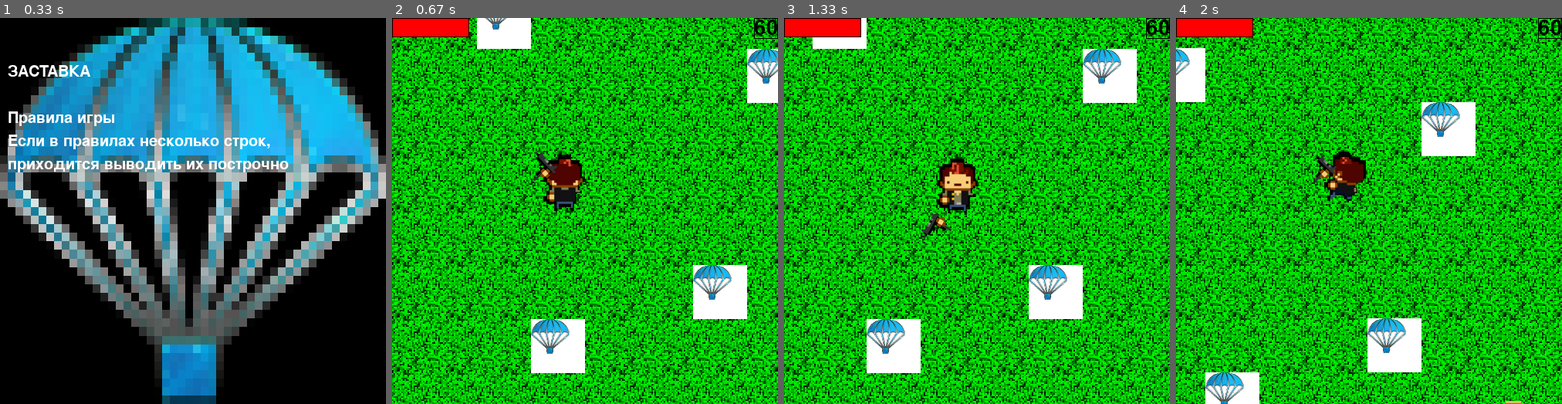
Above: before the commit, frames 1-4 (left to right).
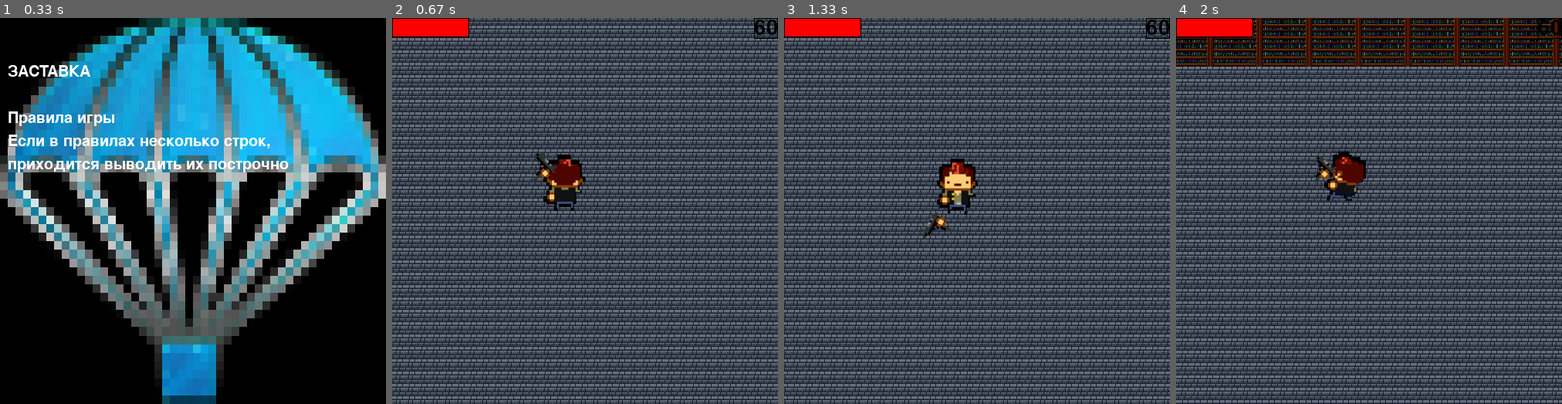
Above: after the commit, the same moments.

Repository: Alexhappytim/PyGame_YAndex
Game: pygame game, started from main.py
The game is run twice, just before and just after one commit, with the same random seed, the same clock (stepped at 60 frames per second) and the same inputs.
Inputs (mouse positions are in pixels of both pictures, inside the frame that each line leads up to):
- Up to frame 1 (0.33 s): no input
- Up to frame 2 (0.67 s): tap Space at 0.33 s
- Up to frame 3 (1.33 s): press the mouse at (1015, 295) at 0.7 s; move the mouse to (934, 226) at 0.8 s; release the mouse at (857, 153) at 0.93 s; hold D from 1 s (still down); click (857, 299) at 1.08 s
- Up to frame 4 (2 s): release D at 1.47 s; hold W 1.5-1.8 s; click (1415, 245) at 1.58 s; hold D from 1.83 s (still down); click (1276, 133) at 1.92 s

Frame 1 is identical in both runs. In frame 2, 98% of the frame differs, in the area x 0-100%, y 0-100%; in frame 3, 98%; in frame 4, 98%.

Commit message:
added new tiles, test changing constants

Diff:
--- a/constant.py
+++ b/constant.py
@@ -7,9 +7,9 @@
 FPS = 60
 
 size = height, width = 500, 500
-tile_width = tile_height = 70
+tile_width = tile_height = 64
 screen = pygame.display.set_mode(size)
 tile_images = {
-    'wall': load_image('decoration/pt.png'),
-    'empty': load_image('decoration/grass.png')
+    'wall': load_image('decoration/wall.png'),
+    'empty': load_image('decoration/floor.png')
 }
--- /dev/null
+++ b/data/level/test.txt
@@ -0,0 +1,10 @@
+##########################
+#........................#
+#........................#
+#........................#
+#........................#
+#............@...........#
+#........................#
+#........................#
+#........................#
+##########################
--- a/main.py
+++ b/main.py
@@ -8,7 +8,7 @@
 
 
 pygame.init()
-level_x, level_y, start_x, start_y = generate_level(load_level('level/first.txt'))
+level_x, level_y, start_x, start_y = generate_level(load_level('level/test.txt'))
 start = True
 player = None
 
@@ -28,22 +28,23 @@
         self.y = 0
 
     def apply(self, obj):
-        screen.fill(pygame.Color('white'))
+        screen.fill(pygame.Color('black'))
         obj.rect.x = obj.rect.x + self.dx
         obj.rect.y = obj.rect.y + self.dy
 
     def apply_tiles(self, obj):
-        screen.fill(pygame.Color('white'))
+        screen.fill(pygame.Color('black'))
         obj.rect.x = width // 2 + (obj.start_x - start_x) - (player.x - start_x)
         obj.rect.y = height // 2 + (obj.start_y - start_y) - (player.y - start_y)
-        while obj.rect.x + obj.rect.w < 0:
-            obj.rect.x += level_x * tile_width
-        while obj.rect.y + obj.rect.h < 0:
-            obj.rect.y += level_y * tile_height
-        while obj.rect.x > width:
-            obj.rect.x -= level_x * tile_width + tile_width
-        while obj.rect.y > height:
-            obj.rect.y -= level_y * tile_height + tile_height
+
+        # while obj.rect.x + obj.rect.w < 0:
+        #     obj.rect.x += level_x * tile_width
+        # while obj.rect.y + obj.rect.h < 0:
+        #     obj.rect.y += level_y * tile_height
+        # while obj.rect.x > width:
+        #     obj.rect.x -= level_x * tile_width + tile_width
+        # while obj.rect.y > height:
+        #     obj.rect.y -= level_y * tile_height + tile_height
 
     def update(self, target):
         self.dx = -(target.rect.x + target.rect.w // 2 - width // 2)
@@ -71,7 +72,7 @@
     for i in range(1):
         enemy.append(Enemy(start_x, start_y))
     player = Player(start_x, start_y)
-    screen.fill(pygame.Color('white'))
+    screen.fill(pygame.Color('black'))
     all_sprites.update()
     camera = Camera()
     camera.update(player)
@@ -81,7 +82,7 @@
     for sprite in tiles_group:
         camera.apply_tiles(sprite)
     while running:
-        # screen.fill(pygame.Color('white'))
+        # screen.fill(pygame.Color('black'))
         for event in pygame.event.get():
             if event.type == pygame.QUIT:
                 running = False
@@ -100,6 +101,7 @@
             ar.append("space")
         if pygame.mouse.get_pressed()[0]:
             ar.append("LMB")
+        """--------------------------------------"""
         ar = player.update(ar)
         for i in enemy:
             i.update(player.x, player.y)
@@ -120,7 +122,7 @@
         # for i in all_sprites:
         #     if i == all_sprites.sprites()
         #     print(i)
-        """--------------------------------------"""
+
 
         """Отладочные координаты оси вращения оружия"""
         # pygame.draw.circle(screen, (255, 128, 0), [int(i) for i in player.gun.gun_sprite[0].pos], 3)
--- a/nothing.py
+++ /dev/null
@@ -1,234 +0,0 @@
-import pygame
-import os
-import sys
-
-pygame.init()
-horizontal_borders = pygame.sprite.Group()
-vertical_borders = pygame.sprite.Group()
-
-start = True
-clock = pygame.time.Clock()
-
-FPS = 50
-player = None
-
-all_sprites = pygame.sprite.Group()
-tiles_group = pygame.sprite.Group()
-player_group = pygame.sprite.Group()
-
-
-def load_image(name, colorkey=None):
-    fullname = os.path.join('data', name)
-    # если файл не существует, то выходим
-    if not os.path.isfile(fullname):
-        print(f"Файл с изображением '{fullname}' не найден")
-        sys.exit()
-    image = pygame.image.load(fullname)
-    if colorkey is not None:
-        image = image.convert()
-        if colorkey == -1:
-            colorkey = image.get_at((0, 0))
-        image.set_colorkey(colorkey)
-    else:
-        image = image.convert_alpha()
-    # print(type(image))
-    return image
-
-
-def load_level(filename):
-    filename = "data/" + filename
-    # читаем уровень, убирая символы перевода строки
-    with open(filename, 'r') as mapFile:
-        level_map = [line.strip() for line in mapFile]
-
-    # и подсчитываем максимальную длину
-    max_width = max(map(len, level_map))
-
-    # дополняем каждую строку пустыми клетками ('.')
-    return list(map(lambda x: x.ljust(max_width, '.'), level_map))
-
-tile_width = tile_height = 50
-try:
-    level = load_level('level/' + input())
-    size = width, height = len(level[0]) * tile_width, len(level) * tile_height
-except:
-    start = False
-    size = width, height = 50, 55
-
-screen = pygame.display.set_mode(size)
-screen.fill(pygame.Color('black'))
-
-
-def terminate():
-    pygame.quit()
-    sys.exit()
-
-
-def start_screen():
-    intro_text = ["ЗАСТАВКА", "",
-                  "Правила игры",
-                  "Если в правилах несколько строк,",
-                  "приходится выводить их построчно"]
-    intro_text = ["ЗАСТАВКА"]
-
-    fon = pygame.transform.scale(load_image('decoration/pt.png'), (width, height))
-    screen.blit(fon, (0, 0))
-    font = pygame.font.Font(None, 30)
-    text_coord = 50
-    for line in intro_text:
-        string_rendered = font.render(line, 1, pygame.Color('white'))
-        intro_rect = string_rendered.get_rect()
-        text_coord += 10
-        intro_rect.top = text_coord
-        intro_rect.x = 10
-        text_coord += intro_rect.height
-        screen.blit(string_rendered, intro_rect)
-
-    while True:
-        for event in pygame.event.get():
-            if event.type == pygame.QUIT:
-                terminate()
-            elif event.type == pygame.KEYDOWN or \
-                    event.type == pygame.MOUSEBUTTONDOWN:
-                return  # начинаем игру
-        pygame.display.flip()
-        clock.tick(FPS)
-
-
-def generate_level(level):
-    new_player, x, y = None, None, None
-    x1, y1 = 0, 0
-    for y in range(len(level)):
-        for x in range(len(level[y])):
-            if level[y][x] == '.':
-                Tile('empty', x, y)
-            elif level[y][x] == '#':
-                Tile('wall', x, y)
-            elif level[y][x] == '@':
-                Tile('empty', x, y)
-                x1, y1 = x, y
-    new_player = Player(x1, y1)
-    # вернем игрока, а также размер поля в клетках
-    return new_player, x, y
-
-
-class Tile(pygame.sprite.Sprite):
-    def __init__(self, tile_type, pos_x, pos_y):
-        super().__init__(tiles_group, all_sprites)
-        self.image = tile_images[tile_type]
-        self.rect = self.image.get_rect().move(
-            tile_width * pos_x, tile_height * pos_y)
-        self.tile_type = tile_type
-        self.pos_x = pos_x
-        self.pos_y = pos_y
-    #
-    # def update(self):
-    #     self.rect.x = tile_width * self.pos_x + 15
-    #     self.rect.y = tile_height * self.pos_y + 5
-
-
-class Player(pygame.sprite.Sprite):
-    def __init__(self, pos_x, pos_y):
-        super().__init__(player_group, all_sprites)
-        self.image = player_image
-        self.rect = self.image.get_rect().move(
-            tile_width * pos_x + 15, tile_height * pos_y + 5)
-        self.tile_type = 'player'
-        self.start_x = pos_x
-        self.start_y = pos_y
-        self.pos_x = pos_x
-        self.pos_y = pos_y
-        self.dx = 0
-        self.dy = 0
-
-    def update(self):
-        self.rect.x += tile_width * self.dx
-        self.rect.y += tile_height * self.dy
-        self.dx = 0
-        self.dy = 0
-
-
-class Camera:
-    # зададим начальный сдвиг камеры
-    def __init__(self):
-        self.dx = 0
-        self.dy = 0
-        self.x = 0
-        self.y = 0
-
-    # сдвинуть объект obj на смещение камеры
-    def apply(self, obj):
-        screen.fill(pygame.Color('black'))
-        obj.rect.x = obj.rect.x + self.dx
-        obj.rect.y = obj.rect.y + self.dy
-
-    # позиционировать камеру на объекте target
-    def update(self, target):
-        # print(self.dx, self.dy)
-        self.dx = -(target.rect.x + target.rect.w // 2 - width // 2)
-        self.dy = -(target.rect.y + target.rect.h // 2 - height // 2)
-        self.x = -target.start_x + target.pos_x
-        self.y = -target.start_y + target.pos_y
-        # print(self.dx, self.dy, self.x, self.y)
-        # target.rect.x += self.dx
-        # target.rect.y += self.dy
-
-
-tile_images = {
-    'wall': load_image('decoration/pt.png'),
-    'empty': load_image('decoration/grass.png')
-}
-player_image = load_image('decoration/pt.png')
-
-
-if __name__ == '__main__' and start:
-    running = True
-    k = 1
-
-    start_screen()
-    camera = Camera()
-    player, level_x, level_y = generate_level(level)
-    x, y = player.pos_x, player.pos_y
-    camera.update(player)
-    for sprite in all_sprites:
-        camera.apply(sprite)
-    while running:
-        for event in pygame.event.get():
-            if event.type == pygame.QUIT:
-                running = False
-            if event.type == pygame.KEYDOWN:
-                if event.key == pygame.K_UP:
-                    y -= 1
-                if event.key == pygame.K_DOWN:
-                    y += 1
-                if event.key == pygame.K_LEFT:
-                    x -= 1
-                if event.key == pygame.K_RIGHT:
-                    x += 1
-        if x != player.pos_x or y != player.pos_y:
-            for i in all_sprites:
-                if i.tile_type == 'wall' and y == i.pos_y and x == i.pos_x:
-                    x = player.pos_x
-                    y = player.pos_y
-                    break
-            else:
-                if 0 <= x < len(level[0]) and 0 <= y < len(level):
-                    player.dx = (x - player.pos_x)
-                    player.dy = (y - player.pos_y)
-                    player.pos_x = x
-                    player.pos_y = y
-                    player.update()
-                    camera.update(player)
-                    for sprite in all_sprites:
-                        camera.apply(sprite)
-                else:
-                    x = player.pos_x
-                    y = player.pos_y
-        print(camera.dx, camera.dy)
-
-        all_sprites.draw(screen)
-        # all_sprites.update()
-        clock.tick(FPS)
-        pygame.display.flip()
-else:
-    print('Не подходит')
Empty file removed: Camera.py
Binary file added: data/decoration/floor.png
Binary file added: data/decoration/floor_32.png
Binary file added: data/decoration/tile_wall.png
Binary file added: data/decoration/wall.png
Binary file added: data/decoration/wall_32.png
Renamed: test.py -> test_rotate.py
Renamed: testing_code.py -> testing_code_particles.py
